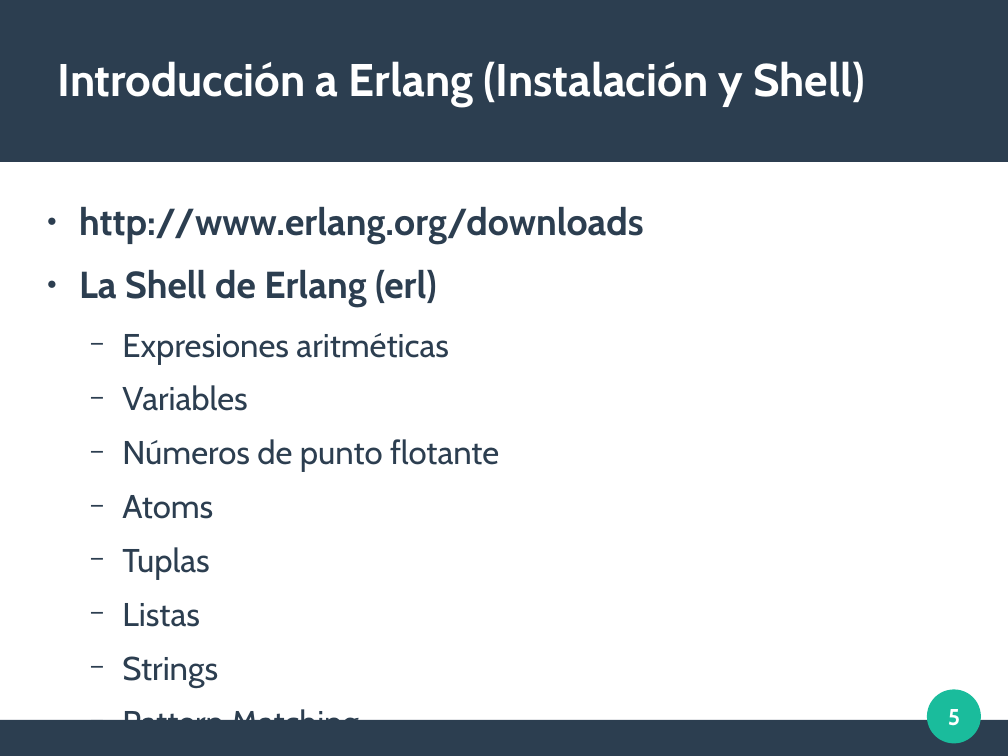
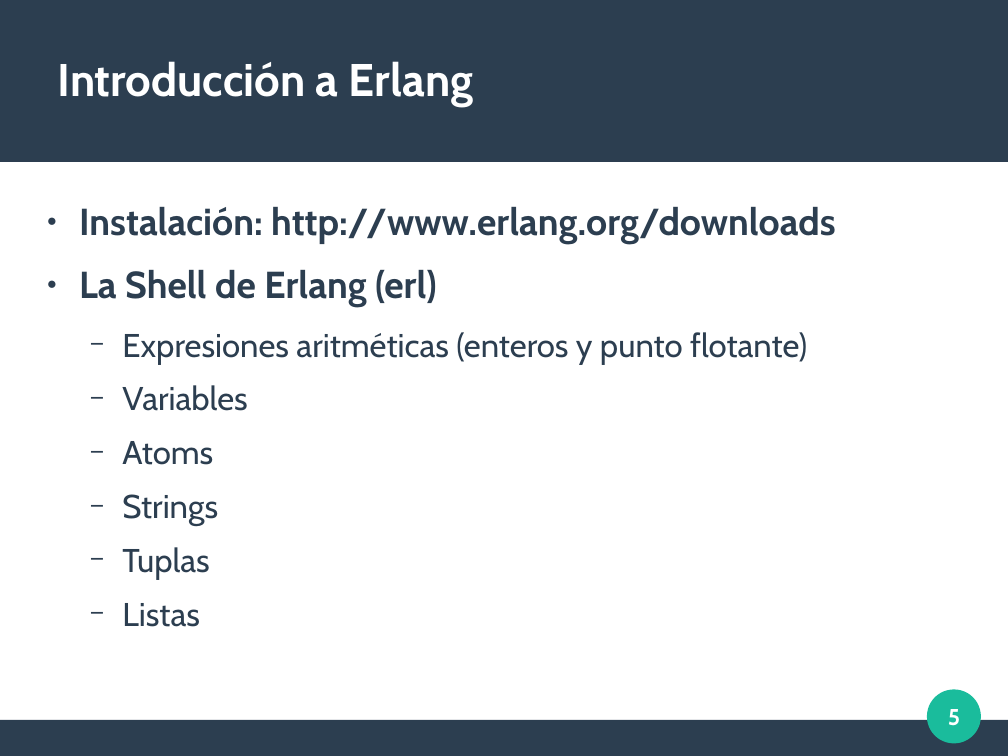
Before and after one commit to duqueGZ/erlang_101, a slide deck: slide 5 of doc/slides_erlang_101.odp. Drawn at 1008x756 pixels with LibreOffice and Linux fonts; fonts in the diff are those of the drawing. Boxes give left, top, right and bottom in pixels: in the first picture for what was removed or moved away, otherwise in the second. Text is boxed around its words. In the diff, an @@ line names an element or a change of style, - is before the commit and + after.

```diff
--- a/doc/slides_erlang_101.odp
+++ b/doc/slides_erlang_101.odp
@@ title at (x1=58, y1=61, x2=473, y2=107): text changed @@
-Introducción a Erlang (Instalación y Shell)
+Introducción a Erlang
@@ text at (x1=79, y1=207, x2=836, y2=244): text changed @@
-● http://www.erlang.org/downloads
+● Instalación: http://www.erlang.org/downloads
@@ text at (x1=122, y1=332, x2=807, y2=364): text changed @@
-  − Expresiones aritméticas
+  − Expresiones aritméticas (enteros y punto flotante)
@@ text at (x1=122, y1=439, x2=499, y2=472): paragraph removed @@
-  − Números de punto flotante
@@ text at (x1=122, y1=494, x2=218, y2=526): paragraph added @@
+  − Strings
@@ text at (x1=122, y1=656, x2=218, y2=688): paragraphs removed @@
-  − Strings
-  − Pattern Matching
```
Also in this commit, not shown: 2 other slides changed, 11 slides added, 6 other files.
